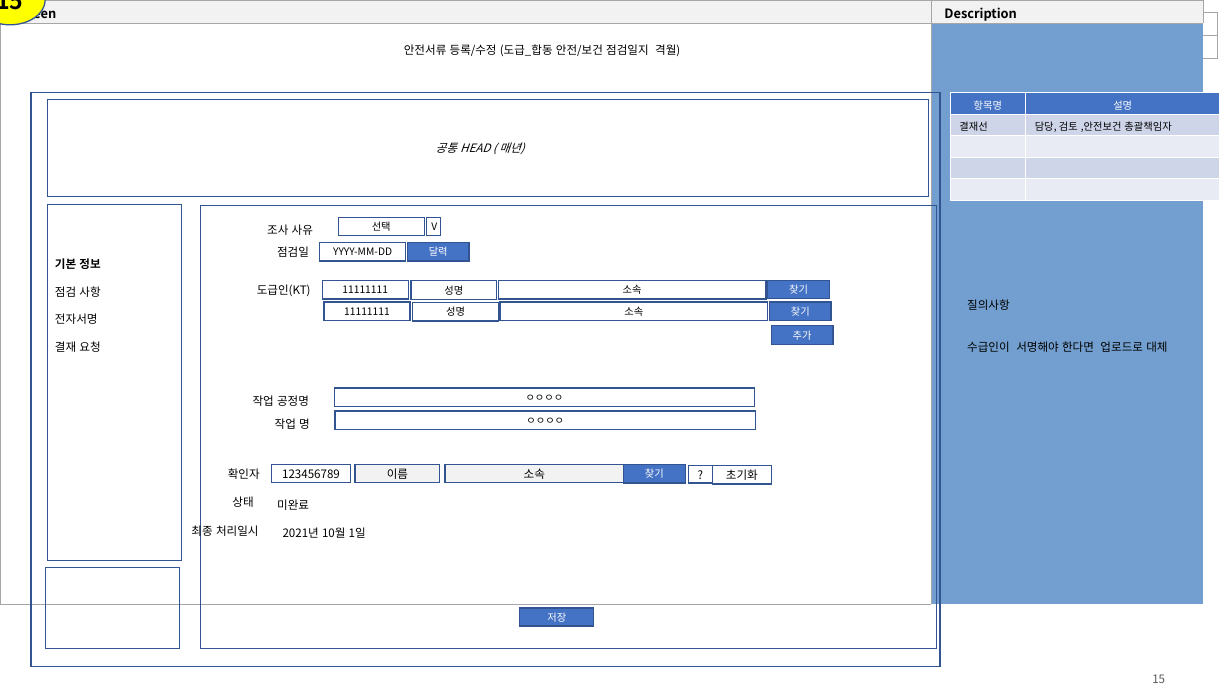
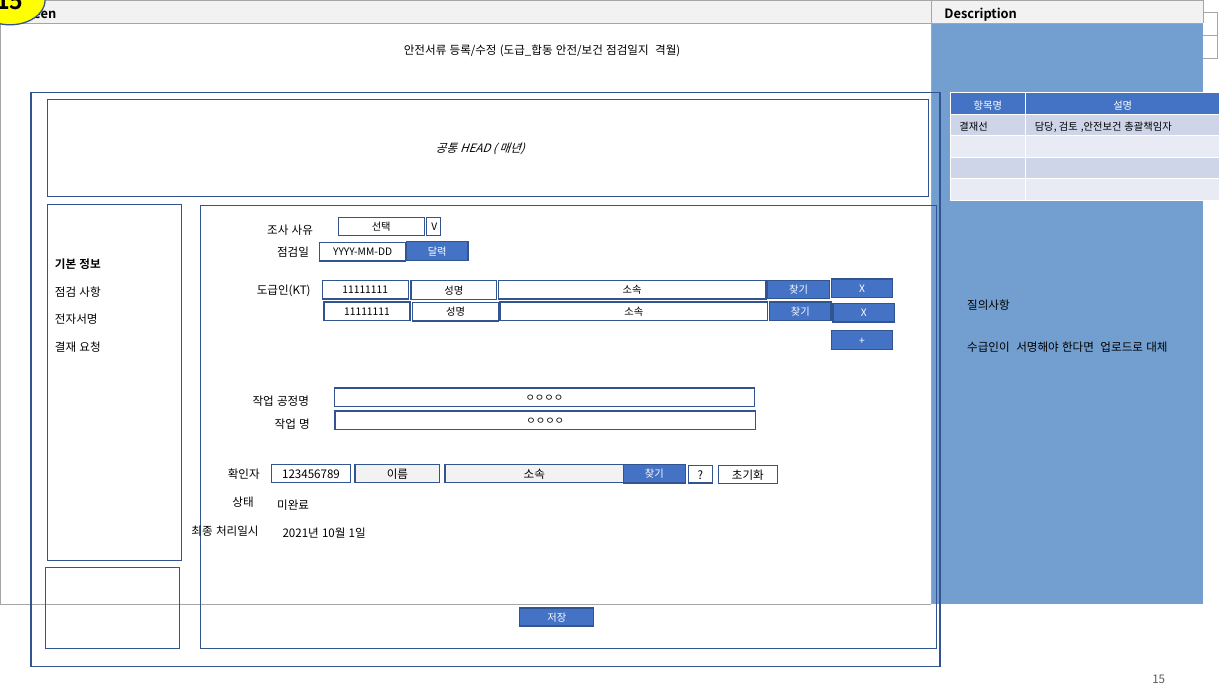
Before and after one commit to yamdeng/ktds-publish, a slide deck: slide 15 of docs/퍼블_페이지작업.pptx. Drawn at 1232x693 pixels with LibreOffice and Linux fonts; fonts in the diff are those of the drawing. Boxes give left, top, right and bottom in pixels: in the first picture for what was removed or moved away, otherwise in the second. Text is boxed around its words. In the diff, an @@ line names an element or a change of style, - is before the commit and + after.

```diff
--- a/docs/퍼블_페이지작업.pptx
+++ b/docs/퍼블_페이지작업.pptx
@@ rectangle added at box(832, 279, 894, 298), fill #4472C4, outline #325491 1 pt, 8 pt, text #FFFFFF @@
+X
@@ rectangle removed at box(772, 326, 834, 345) @@
-추가
@@ rectangle added at box(833, 304, 895, 323), fill #4472C4, outline #325491 1 pt, 8 pt, text #FFFFFF @@
+X
@@ rectangle added at box(832, 331, 894, 349), fill #4472C4, outline #325491 1 pt, 8 pt, text #FFFFFF @@
++
@@ rectangle "초기화": place and size @@
-rectangle "초기화" at box(713, 466, 772, 484)
+rectangle "초기화" at box(719, 466, 778, 484)
```
Also in this commit, not shown: 3 other slides changed, 1 other file.
